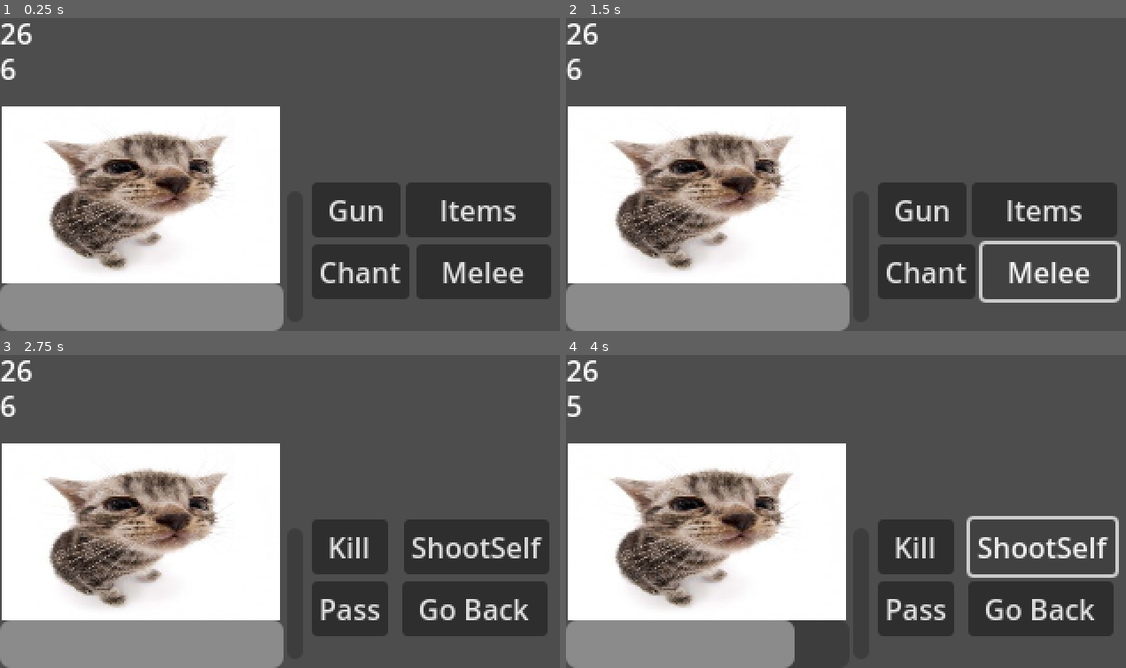
Above: before the commit, frames 1-4 (two rows, left to right).
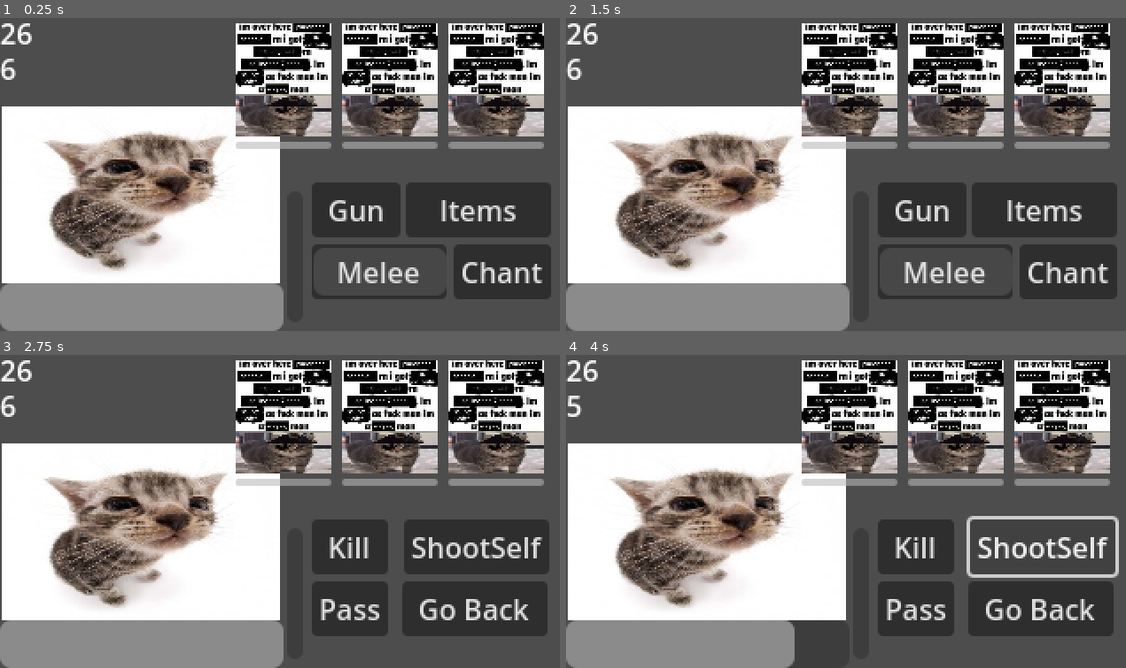
Above: after the commit, the same moments.

Repository: qthn67/HollowChamberGame
Game: Godot game, scene res://grid_map.tscn
Same seed, same stepped clock (60 frames per second), same inputs: the game is played once before the commit and once after it.
Inputs (mouse positions are in pixels of both pictures, inside the frame that each line leads up to):
- Up to frame 1 (0.25 s): no input
- Up to frame 2 (1.5 s): click (1064, 83) at 0.52 s; click "Melee" at 1.25 s
- Up to frame 3 (2.75 s): click "Gun" at 2 s
- Up to frame 4 (4 s): click "Kill" at 2.75 s; click "ShootSelf" at 3.5 s

The runs differ from the first frame. In frame 1, 22% of the frame differs, in the area x 42-98%, y 1-90%; in frame 2, 21%; in frame 3, 17%; in frame 4, 17%.

Commit message:
Updating combat 0.9/1

Diff:
--- a/Enemies/testenemy.gd
+++ b/Enemies/testenemy.gd
@@ -4,20 +4,26 @@
 @onready var combat = $"../.."
 
 @onready var max_hp : int = 100
+@onready var hp : int = 100
 
-var hp : int = 100
 
 func _process(delta):
 	hp_bar.value = hp
-	if hp <= 0:
-		$".".visible = false
 
 
 func _on_texture_button_pressed():
 	if combat.can_select_enemy == true:
 		hp -= combat.player_bullet_damage
 		combat.can_select_enemy = false
+
 		if combat.use_bullets == true:
 			combat.loaded_bullets -= 1
-		else:
-			pass
+
+		if combat.is_knife == true:
+			combat.left_melee_hits -= 1
+
+		if combat.is_knife == true && hp <= 0:
+			combat.bonus_turn_amount += 1
+			queue_free()
+		elif(hp <= 0):
+			queue_free()
--- a/EnemyLayouts/test_enemy_layout.gd
+++ b/EnemyLayouts/test_enemy_layout.gd
@@ -1,10 +1,31 @@
 extends Node2D
 
-@export_enum("custom", "1 Enemy", "2 Enemies", "3 Enemies", "4 Enemies") var number_of_enemies = 0
+@export_enum("L1", "L2", "L3") var selected_layout = 0
 
 func _ready():
-	pass
+	apply_layout(selected_layout)
 
+func apply_layout(selected_layout):
+	match selected_layout:
+		0: setup_test_layout()
+		1: setup_layout_1()
+		2: setup_layout_2()
 
-func _process(delta):
-	pass
+func spawn_enemy(enemy_scene_path: String, enemy_position: Vector2):
+	var enemy_scene = load(enemy_scene_path) as PackedScene
+	if enemy_scene:
+		var enemy = enemy_scene.instantiate()
+		enemy.position = enemy_position
+		add_child(enemy)
+
+func setup_test_layout():
+	spawn_enemy("res://Enemies/testenemy.tscn", Vector2(280, 80))
+	spawn_enemy("res://Enemies/testenemy.tscn", Vector2(220, 80))
+	spawn_enemy("res://Enemies/testenemy.tscn", Vector2(160, 80))
+
+func setup_layout_1():
+	spawn_enemy("res://Enemies/testenemy.tscn", Vector2(220, 80))
+	spawn_enemy("res://Enemies/testenemy.tscn", Vector2(160, 80))
+
+func setup_layout_2():
+	spawn_enemy("res://Enemies/testenemy.tscn", Vector2(220, 80))
--- a/combat.gd
+++ b/combat.gd
@@ -3,35 +3,76 @@
 @onready var temp_bullet_counter = $TempBulletCounter
 @onready var temp_loaded_bullet_counter = $TempLoadedBulletCounter
 
+@onready var melee = $Options/Melee
+
+@onready var murder = $GunOptions/Murder
+@onready var pass_turn = $GunOptions/Pass
+@onready var shoot_self = $GunOptions/ShootSelf
+
 @onready var bonus_turn_bar = $BonusTurnBar
 @onready var player_hp_bar = $PlayerHpBar
+@onready var melee_bar = $Options/Melee/MeleeBar
 
 @onready var options = $Options
 @onready var gun_options = $GunOptions
 
 var can_select_enemy : bool = false
 var use_bullets : bool = false
+var is_knife : bool = false
 
 var player_bullet_damage : int = 20
 var max_player_ammo : int = 32
-var player_ammo : int = 32
-var loaded_bullets : int = 0
+var player_ammo : int = 26
+var loaded_bullets : int = 6
 var player_hp : int = 100
 var bonus_turn_amount : int = 0
+var left_melee_hits : int = 2
+
 
 func _process(_delta):
+#Assign values to bars
 	bonus_turn_bar.value = bonus_turn_amount
 	player_hp_bar.value = player_hp
+	melee_bar.value = left_melee_hits
 
+#Temporary
 	temp_bullet_counter.text = str(player_ammo)
 	temp_loaded_bullet_counter.text = str(loaded_bullets)
+
+#Disabling Melee if no melee hits are available
+	if left_melee_hits == 0:
+		melee.disabled = true
+	else:
+		melee.disabled = false
+
+#Disabling Gun options if no bullets are available
 	if loaded_bullets == 0:
+		murder.disabled = true
+		pass_turn.disabled = true
+		shoot_self.disabled = true
+	else:
+		murder.disabled = false
+		pass_turn.disabled = false
+		shoot_self.disabled = false
+
+#End Turn/Reload
+	if loaded_bullets == 0 && left_melee_hits == 0:
 		if player_ammo >= 6:
 			loaded_bullets += 6
 			player_ammo -= 6
-		else:
+			left_melee_hits = 2
+			end_of_turn()
+		elif player_ammo < 6:
 			loaded_bullets = player_ammo
 			player_ammo = 0
+			left_melee_hits = 2
+			end_of_turn()
+		elif player_ammo == 0:
+			left_melee_hits = 2
+			end_of_turn()
+
+func end_of_turn():
+	pass
 
 func _on_gun_pressed():
 	can_select_enemy = false
@@ -45,12 +86,13 @@
 
 
 func _on_melee_pressed():
-	use_bullets = false
+	is_knife = true
 	can_select_enemy = true
 
 
 func _on_murder_pressed():
 	use_bullets = true
+	is_knife = false
 	can_select_enemy = true
 
 func _on_pass_pressed():
@@ -61,6 +103,7 @@
 		bonus_turn_amount += 1
 
 func _on_shoot_self_pressed():
+	is_knife = false
 	can_select_enemy = false
 
 	player_hp -= player_bullet_damage
--- a/combat.tscn
+++ b/combat.tscn
@@ -43,15 +43,6 @@
 offset_right = 40.0
 offset_bottom = 40.0
 
-[node name="EnemySpawnSpot" type="Control" parent="."]
-anchors_preset = 0
-offset_left = 200.0
-offset_top = 80.0
-offset_right = 200.0
-offset_bottom = 80.0
-
-[node name="TestEnemyLayout" parent="EnemySpawnSpot" instance=ExtResource("3_p7wow")]
-
 [node name="TempBulletCounter" type="Label" parent="."]
 layout_mode = 0
 offset_right = 89.0
@@ -64,6 +55,8 @@
 offset_right = 89.0
 offset_bottom = 66.0
 text = "loaded ammo"
+
+[node name="TestEnemyLayout" parent="." instance=ExtResource("3_p7wow")]
 
 [node name="Options" type="Control" parent="."]
 layout_mode = 3
@@ -82,9 +75,9 @@
 
 [node name="Chant" type="Button" parent="Options"]
 layout_mode = 2
-offset_left = 176.0
+offset_left = 256.0
 offset_top = 131.0
-offset_right = 219.0
+offset_right = 311.0
 offset_bottom = 162.0
 text = "Chant"
 script = ExtResource("2_hqfi1")
@@ -100,12 +93,23 @@
 
 [node name="Melee" type="Button" parent="Options"]
 layout_mode = 0
-offset_left = 235.0
+offset_left = 176.0
 offset_top = 131.0
-offset_right = 311.0
+offset_right = 252.0
 offset_bottom = 162.0
 text = "Melee"
 script = ExtResource("2_hqfi1")
+
+[node name="MeleeBar" type="ProgressBar" parent="Options/Melee"]
+z_index = -1
+layout_mode = 0
+offset_left = 1.0
+offset_top = 2.0
+offset_right = 76.0
+offset_bottom = 29.0
+max_value = 2.0
+value = 1.0
+show_percentage = false
 
 [node name="GunOptions" type="Control" parent="."]
 visible = false
